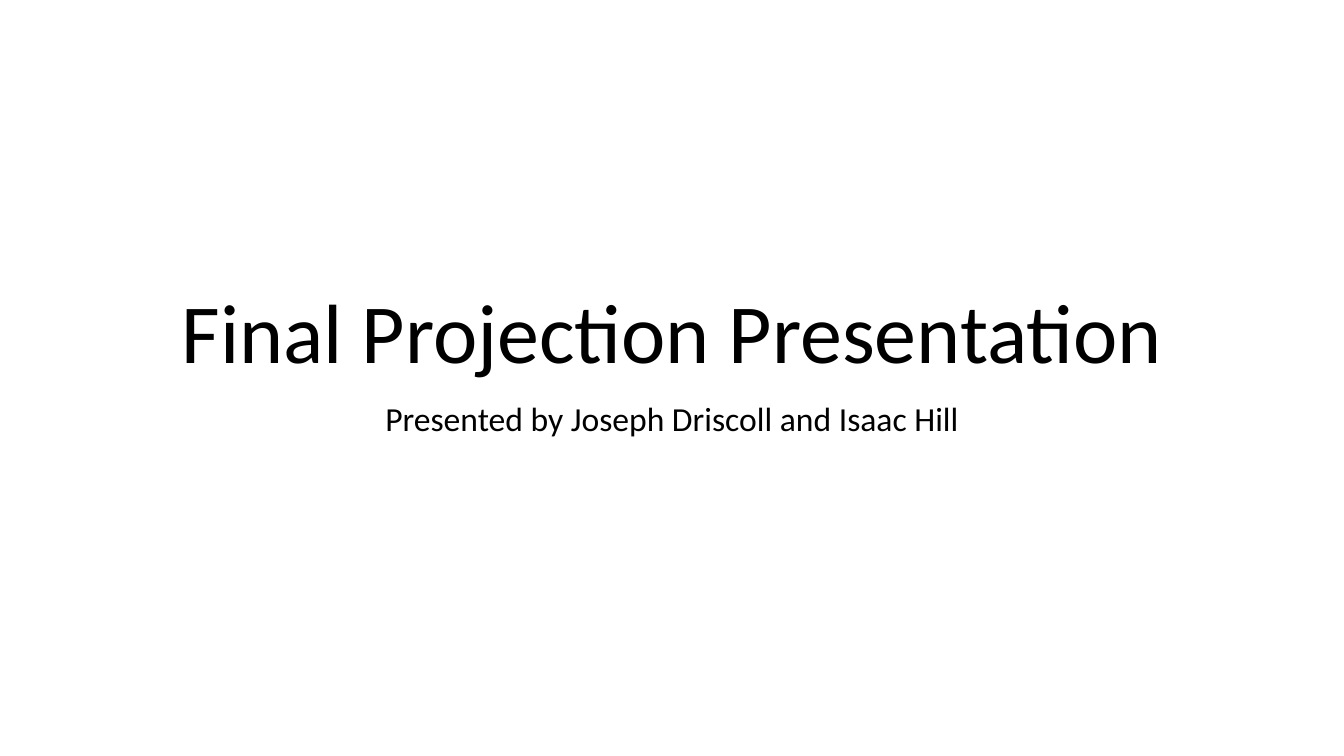
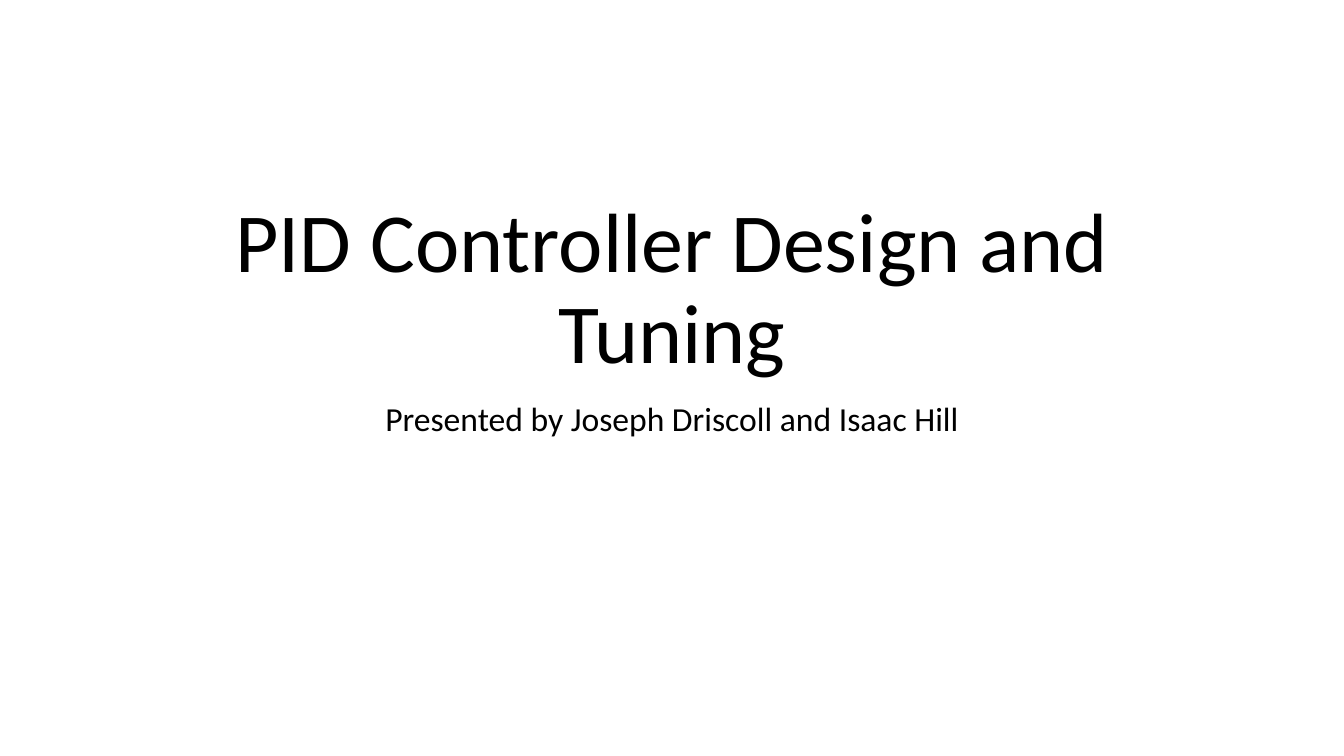
Before and after one commit to jdriscoll7/ELEC_3050, a slide deck: slide 1 of presentation/Final Projection Presentation.pptx. Drawn at 1344x756 pixels with LibreOffice and Linux fonts; fonts in the diff are those of the drawing. Boxes give left, top, right and bottom in pixels: in the first picture for what was removed or moved away, otherwise in the second. Text is boxed around its words. In the diff, an @@ line names an element or a change of style, - is before the commit and + after.

```diff
--- a/presentation/Final Projection Presentation.pptx
+++ b/presentation/Final Projection Presentation.pptx
@@ title at <box>235,213,1108,378</box>: text changed @@
-Final Projection Presentation
+PID Controller Design and Tuning
```
Also in this commit, not shown: 6 other slides changed, 3 slides added, 1 slide removed.
